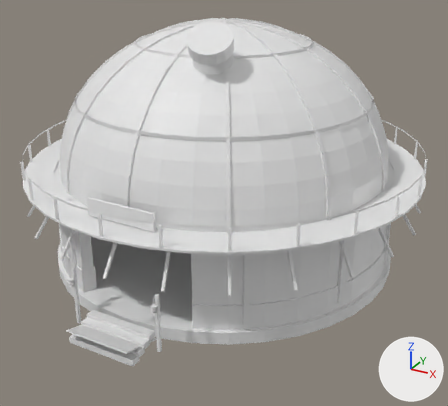
The glTF model game/art/valley-observatory2.glb as it was, and as the next commit left it.
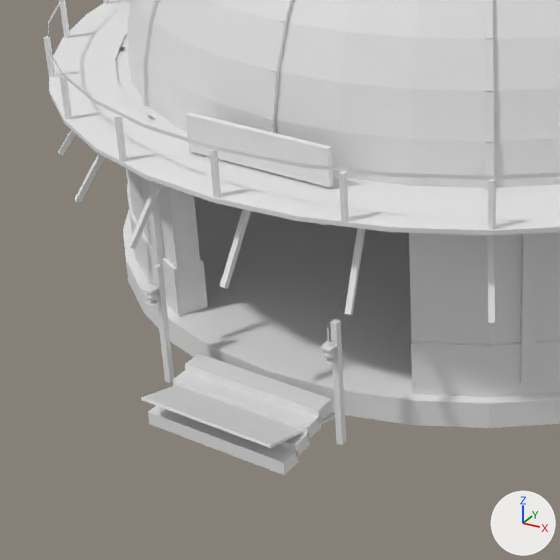
Each version is shown whole from a 50 mm lens placed at (15.03, -27.36, 16.36), pointed at (0.97, -1.78, 3.57), then close up on the part from 0% to 58% of the width and 36% to 100% of the height. Arrows for +X, +Y and +Z are at lower right; the lights stay in place. The last two pictures show the newer version. Vertices at exactly the same position are counted once.

The scene before the commit, as lines of its bpy script (objects in view):
```python
me_observatory2_beam = bpy.data.meshes.new('observatory2_beam')
me_observatory2_beam.from_pydata(...)  # 712 vertices, 1100 faces; spans x -10.3..10.3, y -10.3..10.3, z 0.0..6.2
me_observatory2_beam.materials.append(mat_beam)  # white #e7e7e7
me_observatory2_collide_only = bpy.data.meshes.new('observatory2_collide_only')
me_observatory2_collide_only.from_pydata(...)  # 8 vertices, 12 faces; spans x -1.6..1.6, y -11.16..-9.04, z -0.03..0.67
me_observatory2_collide_only.materials.append(mat_collide_only)  # white #e7e7e7
me_observatory2_planks = bpy.data.meshes.new('observatory2_planks')
me_observatory2_planks.from_pydata(...)  # 152 vertices, 296 faces; spans x -10.3..10.3, y -10.3..10.3, z 5.1..6.0
me_observatory2_planks.materials.append(mat_planks)  # white #e7e7e7
ob_observatory2_beam = bpy.data.objects.new('observatory2_beam', me_observatory2_beam)
ob_observatory2_beam.location = (0.0, 0.0, 0.0)
ob_observatory2_collide_only = bpy.data.objects.new('observatory2_collide_only', me_observatory2_collide_only)
ob_observatory2_collide_only.location = (0.0, 0.0, 0.0)
ob_observatory2_planks = bpy.data.objects.new('observatory2_planks', me_observatory2_planks)
ob_observatory2_planks.location = (0.0, 0.0, 0.0)
# also in view: 'observatory2_metal_dark' at (0.0, -0.75, 7.1); 'observatory2_wood_siding' at (0.0, 0.26, 3.3); 'observatory2_stone' at (0.0, -0.91, 1.62); 'observatory2_dome_glass' at (0.0, 0.0, 8.71)
```
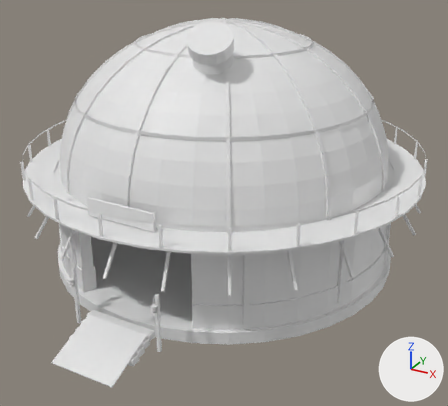
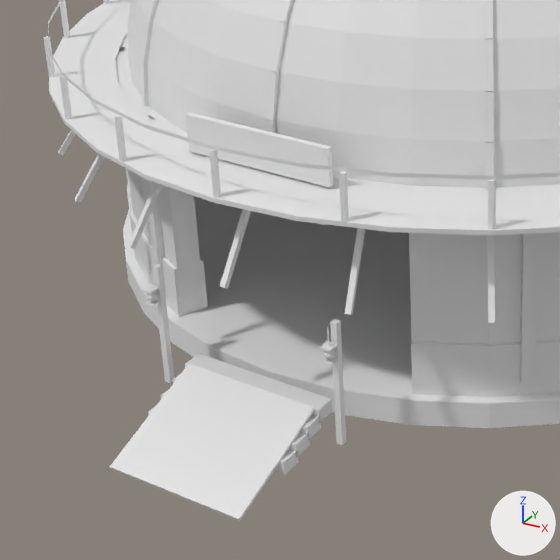
Changed parts and their boxes (x1, y1, x2, y2) in the close-ups (560 x 560 px):
```json
{"object": "observatory2_collide_only", "change": "reshaped", "before": [141, 385, 335, 448], "after": [110, 364, 315, 521]}
```

Edits to the scene script, one JSON object a line:
```json
{"block": "me_observatory2_collide_only", "where": "# used by ob_observatory2_collide_only; location = (0.0, 0.0, 0.0)"}
{"op": "remove", "block": "me_observatory2_collide_only", "code": "me_observatory2_collide_only.from_pydata(...)  # 8 vertices, 12 faces; spans x -1.6..1.6, y -11.16..-9.04, z -0.03..0.67"}
{"op": "add", "block": "me_observatory2_collide_only", "code": "me_observatory2_collide_only.from_pydata(...)  # 8 vertices, 12 faces; spans x -1.6..1.6, y -12.21..-9.69, z -0.36..0.64"}
{"block": "me_observatory2_collide_only", "change": "me_observatory2_collide_only part 1"}
{"op": "set", "path": "me_observatory2_collide_only.vertices[0].co", "old": "(-1.6, -11.16, 0.62)", "new": "(-1.6, -12.19, -0.36)", "note": "pixel (141, 400) -> pixel (110, 468)"}
{"op": "set", "path": "me_observatory2_collide_only.vertices[1].co", "old": "(-1.6, -11.14, 0.67)", "new": "(-1.6, -12.21, -0.3)", "note": "pixel (141, 397) -> pixel (109, 466)"}
{"op": "set", "path": "me_observatory2_collide_only.vertices[2].co", "old": "(-1.6, -9.06, -0.03)", "new": "(-1.6, -9.69, 0.58)"}
{"op": "set", "path": "me_observatory2_collide_only.vertices[3].co", "old": "(-1.6, -9.04, 0.02)", "new": "(-1.6, -9.71, 0.64)", "note": "not seen -> pixel (188, 363)"}
{"op": "set", "path": "me_observatory2_collide_only.vertices[4].co", "old": "(1.6, -11.16, 0.62)", "new": "(1.6, -12.19, -0.36)", "note": "pixel (270, 448) -> pixel (240, 521)"}
{"op": "set", "path": "me_observatory2_collide_only.vertices[5].co", "old": "(1.6, -11.14, 0.67)", "new": "(1.6, -12.21, -0.3)", "note": "pixel (270, 445) -> pixel (239, 519)"}
{"op": "set", "path": "me_observatory2_collide_only.vertices[6].co", "old": "(1.6, -9.06, -0.03)", "new": "(1.6, -9.69, 0.58)", "note": "pixel (334, 417) -> pixel (315, 409)"}
{"op": "set", "path": "me_observatory2_collide_only.vertices[7].co", "old": "(1.6, -9.04, 0.02)", "new": "(1.6, -9.71, 0.64)", "note": "pixel (335, 415) -> pixel (314, 407)"}
```
